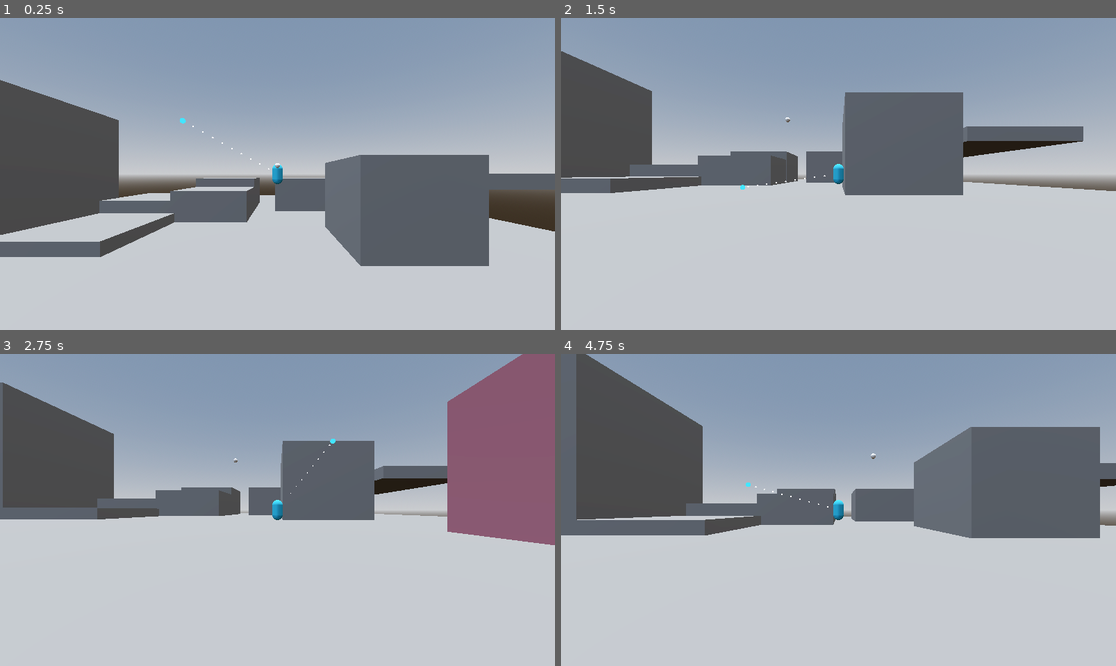
Above: before the commit, frames 1-4 (two rows, left to right).
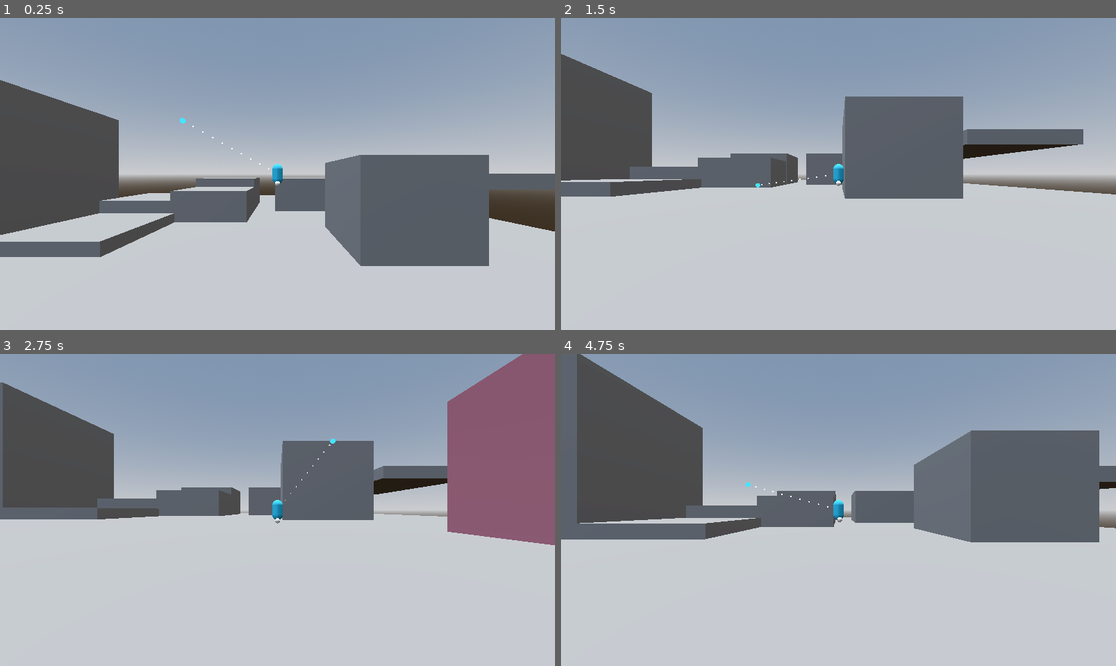
Above: after the commit, the same moments.

Repository: bobinskee/Brickmin-Discovery
Game: Godot game, scene res://test_level.tscn
Same seed, same stepped clock (60 frames per second), same inputs: the game is played once before the commit and once after it.
Inputs (mouse positions are in pixels of both pictures, inside the frame that each line leads up to):
- Up to frame 1 (0.25 s): no input
- Up to frame 2 (1.5 s): move the mouse to (960, 158) at 0.52 s; hold D (move_right) 0.53-1.28 s; hold E (swarm) 0.53-1.28 s; click (960, 158) at 0.67 s; tap Space (jump) at 0.77, 0.8, 1.07, 1.35 s; move the mouse to (727, 189) at 1.27 s; hold S (move_down) from 1.28 s (still down)
- Up to frame 3 (2.75 s): tap Space (jump) at 1.52, 1.82, 2.3 s; tap E (swarm) at 1.55 s; move the mouse to (333, 441) at 2.02 s; release S (move_down) at 2.03 s; hold D (move_right) from 2.03 s (still down); tap Q (disband) at 2.1 s
- Up to frame 4 (4.75 s): move the mouse to (810, 572) at 2.77 s; release D (move_right) at 2.78 s; hold W (move_up) 2.78-3.53 s; tap 1 (pressed_1) at 2.85 s; click (810, 572) at 2.92 s; tap Space (jump) at 3.02, 3.32, 3.77, 3.8, 4.07, 4.52 s; tap E (swarm) at 3.05, 4.55 s; move the mouse to (1005, 556) at 3.52 s; hold E (swarm) 3.53-4.28 s; hold A (move_left) from 3.53 s (still down); move the mouse to (672, 463) at 4.27 s; click (672, 463) at 4.35 s

The runs differ from the first frame. In frame 1, less than 0.1% of the frame differs, in the area x 49-51%, y 46-54%; in frame 2, 2.5%; in frame 3, less than 0.1%; in frame 4, 2.6%, in the area x 0-100%, y 0-61%.

Commit message:
Fixed stuff in playerbody primarily, and minor changes to follow state and brickmin manager

Diff:
--- a/brickmintest/brickmin/brickmin_manager.gd
+++ b/brickmintest/brickmin/brickmin_manager.gd
@@ -193,9 +193,9 @@
 								1:
 									ledge_norms[k] = normalray_result["normal"]
 
-				if i.wanna_jump and i.leader and i.leader.new_jump_pos:
-
-					var jump_dist = (i.leader.new_jump_pos - i.global_position)
+				if i.wanna_jump and i.leader and i.leader.jump_to:
+
+					var jump_dist = (i.leader.jump_to - i.global_position)
 					var max_jump = 15
 
 					jump_dist.y = 0.0
@@ -205,7 +205,7 @@
 
 					var start = i.global_position + (jump_dist) + high
 					var end = i.global_position + (jump_dist)
-					end.y = i.leader.new_jump_pos.y
+					end.y = i.leader.jump_to.y - 5
 
 					var jumpray = PhysicsRayQueryParameters3D.create(start, end, 1)
 					jumpray.exclude = [i.get_rid()]
--- a/brickmintest/brickmin/brickmin_states/follow_state.gd
+++ b/brickmintest/brickmin/brickmin_states/follow_state.gd
@@ -166,7 +166,7 @@
 
 							var offset_amt = 1.5
 
-							if brickmin.leader.should_jump and not dict_individual["walk_off"]:
+							if brickmin.leader.is_on_floor() and not dict_individual["walk_off"]:
 
 								var rand_offset = Vector3(randf_range(-offset_amt, offset_amt), 0.0, randf_range(-offset_amt, offset_amt))
 								var base_jump_height = 10
--- a/brickmintest/player_body.gd
+++ b/brickmintest/player_body.gd
@@ -1,37 +1,41 @@
 extends CharacterBody3D
 
-@onready var gimbal: SpringArm3D = $PlayerCamera/SpringArm3D
+#region Variable dump
+@onready var gimbal: SpringArm3D = $PlayerCamera/SpringArm3D #Gimbal that controls the camera.
 @onready var testmesh = $"../../MeshInstance3D"
-
-@export var speed: float = 15.0
-@export var acceleration: float = 300.0
-@export var jump_power: float = 4.0
-@export var jump_buffer_timing: float = 0.4
-
-var y_velocity: float = 0.0
-var jump_buffer: float = 0.0
-
-var jumping: bool = false
-var jump_initiated: bool = false
-var can_jump: bool = false
-var swarming: bool = false
-var new_jump_pos: Vector3 = Vector3.ZERO
-var should_jump: bool = false
-var shrink_offset: bool = false
-
-var last_dir: Vector3 = Vector3.ZERO
-
-var input_direction: Vector2 = Vector2(0.0, 0.0)
-var player_direction: Vector3 = Vector3(0.0, 0.0, 0.0)
+@export var speed: float = 15.0 #Player movement speed.
+@export var acceleration: float = 300.0 #How fast player reaches max speed.
+@export var jump_power: float = 4.0 #How high player can jump.
+@export var jump_buffer_timing: float = 0.5 #Time to give a player a bit of jump leeway if they walk of a ledge but intended to jump.
+
+var y_velocity: float = 0.0 #Previous player y velocity.
+var jump_buffer: float = 0.0 #Doesn't do anything just yet...
+
+var jumping: bool = false #Jumping or not.
+var jump_initiated: bool = false #Started the jump.
+var can_bufferjump: bool = false #Able to jump.
+var swarming: bool = false #Player is holding E to swarm.
+var jump_to: Vector3 = Vector3.ZERO #New position for Brickmin to jump to found.
+var should_jump: bool = false #The Brickmin want to actually jump to the jump position found.
+var shrink_offset: bool = false #Whether the amount of randomization in the Brickmin landing position is shrunk or not (makes where Brickmin jump more precise).
+var has_jumped: bool = false #Whether the player jumped or not.
+
+var input_direction: Vector2 = Vector2(0.0, 0.0) #Direction of input.
+var player_direction: Vector3 = Vector3(0.0, 0.0, 0.0) #Player's current direction.
+#endregion
 
 func _ready() -> void:
-
-	jump_buffer = jump_buffer_timing
-	last_dir = self.global_transform.basis.z
+	##Initialize jump_buffer.
+
+	jump_buffer = jump_buffer_timing #Set the jump buffer to the jump buffer's timing.
 
 func _input(_event: InputEvent) -> void:
+	## Inputs for moving, jumping, and swarming.
+
+	#Gets a direction for input from four 2D directions.
 	input_direction = Input.get_vector("move_left", "move_right", "move_up", "move_down")
 
+	#Everything else here self-explanatory blablablebleblublu
 	if Input.is_action_just_pressed("jump"):
 		jumping = true
 
@@ -41,78 +45,167 @@
 		swarming = false
 
 func _physics_process(delta: float) -> void:
-	var space_state = get_viewport().find_world_3d().direct_space_state
-
+	## Makes player move based on camera position,
+	## sets stuff with gravity and velocity,
+	## handles jumping and bufferjumping,
+	## and handles the jump_to position, which gets fed to the Brickmin manager.
+
+	var space_state = get_viewport().find_world_3d().direct_space_state #We need this for raycasts (my beloved).
+
+	#region Moving the player based on the camera.
+	## Games always feel more natural when they control based on the camera's orientation.
+	## (...at least in my experience).
+	## This region just defines the forward and right directions,
+	## and then converts the 2D directional inputs to 3D ones.
+
+	#Gets the forward and right directions from the camera's (or gimbal's) perspective.
 	var forward = gimbal.global_basis.z
 	var right = gimbal.global_basis.x
 
+	#Take out the y-axis for forward and right.
 	forward.y = 0.0
 	right.y = 0.0
 
+	#Normalize the x-axis and z-axis.
 	forward = forward.normalized()
 	right = right.normalized()
 
+	#Move the player left, right, forwards, or backwards. How it works:
+	#1: The right pertains to the x-axis, and forward to the z-axis.
+	#2: For the axis, it is multiplied by either 0 (no input), 1 (in that direction), or -1 (opposite or that direction).
+	#3: right * 1 (D press) = moving right, forward * -1 (S press) = moving backwards
 	player_direction = (right * input_direction.x) + (forward * input_direction.y)
-	player_direction.y = 0.0
-	player_direction = player_direction.normalized()
-
+
+	player_direction.y = 0.0 #Remove the y-axis from the direction.
+	player_direction = player_direction.normalized() #Normalize the final direction.
+	#endregion
+
+	#region Player velocity and gravity.
+	## Self-explanatory, not much going on here. Just initializing stuff, essentially.
+
+	#y_velocity is equal to the velocity.y of the player.
+	#This will be used to snapshot the y-velocity of the prior frame.
 	y_velocity = self.velocity.y
 
+	#Move the velocity to the player's normalized direction at the set speed...
+	#using the established acceleraton and delta for consistency.
 	self.velocity = velocity.move_toward((player_direction * speed), (delta * acceleration))
+
+	#The player velocity.y is equal to the velocity.y of the previous frame...
+	#minus the delta times the set gravity.
 	self.velocity.y = y_velocity - (delta * General.gravity)
-
-	if not is_on_floor():
-		jump_buffer -= delta * 2
+	#endregion
+
+	#region Handling jumping and bufferjumping.
+	## You already know what jumping is, but what is bufferjumping?
+	## While I don't know the actual name for it, I call a bufferjump a jump that can be done
+	## if the player has just stepped off a platform (a few frames) but still wants to jump.
+	## Because this is a RTS game first, I wanted to make platforming more forgiving by giving
+	## players a window to still jump, even if they may have walked off a platform, but for only
+	## a few frames.
+	## I know the DKC games had a similar feature, where if you rolled of a ledge you could still
+	## do a jump.
+
+	if not is_on_floor(): #If the player has left the ground...
+		if self.velocity.y > 0: #And the y velocity has increased at all...
+			has_jumped = true #They have jumped
+
+		jump_buffer -= delta * 2 #If not on ground, decrease buffer time.
 	else:
-		jump_buffer = jump_buffer_timing
-
-	if jump_buffer > 0.0:
-		can_jump = true
+		has_jumped = false #Hasn't left ground, hasn't jumped.
+		jump_buffer = jump_buffer_timing #If player is on ground, jump buffer resets to the jump buffer timing.
+
+	if jump_buffer > 0.0 and not has_jumped:
+		can_bufferjump = true #Can bufferjump so long as there's buffer time and player didn't already jump.
 	else:
-		can_jump = false
-
-	if can_jump and jumping:
-		if is_on_floor():
-			self.velocity.y += (jump_power * General.jump_power_mult)
-
-	jumping = false
-
-	var move_forward = player_direction.normalized()
-	var bottom = Vector3(0.0, (self.get_child(1).mesh.height/2 * 2) + 0.1, 0.0)
-
-	if abs(player_direction.x) > 0 or abs(player_direction.z) > 0:
-		last_dir = Vector3(move_forward.x, 0.0, move_forward.z)
-
-	new_jump_pos = self.global_position
-
-	var end = self.global_position - bottom
-
-	var underplayer = PhysicsRayQueryParameters3D.create(global_position, end, 1)
-	underplayer.exclude = [self.get_rid()]
-	var underplayer_result = space_state.intersect_ray(underplayer)
-
-	should_jump = false
-
-	for i in range(0, 360, 30):
-		var cur_angle = deg_to_rad(i)
-		var cur_dir = Vector3(cos(cur_angle), 0.0, sin(cur_angle))
-		var start = self.global_position + (cur_dir * 3) - bottom
-
-		var nearledge = PhysicsRayQueryParameters3D.create(start, end, 1)
-		nearledge.exclude = [self.get_rid()]
-		var nearledge_result = space_state.intersect_ray(nearledge)
-
-		if nearledge_result:
-			shrink_offset = true
-
-			if nearledge_result["normal"].y < 0.5:
-				new_jump_pos -= (nearledge_result["normal"].normalized() * 2)
-
-	new_jump_pos = new_jump_pos - bottom
-
-	#testmesh.global_position = new_jump_pos
-
-	if underplayer_result:
-		should_jump = true
-
-	move_and_slide()
+		can_bufferjump = false #Cannot bufferjump.
+
+	if jumping: #If jump button pressed...
+		if can_bufferjump:
+			self.velocity.y = 0 #Cancel out any negative y-velocity from the gravity.
+
+		if is_on_floor() or can_bufferjump: #Jump if either conditions are met.
+			self.velocity.y += (jump_power * General.jump_power_mult) #Normal jump.
+
+	jumping = false #Reset jumping to false
+	#endregion
+
+	#region Position for Brickmin to jump to when gap jumping.
+	## Wow! Jumping in a Pikmin-like! Breaking new ground here!
+	## This section just handles where the Brickmin will try to jump to.
+	## The jump_to just gets fed to the Brickmin manager, and from there
+	## the actual jumping calculations are handled.
+	## By default, the Brickmin will try to jump to the player position.
+	## However, if the player is too close to a ledge, Brickmin are prone to
+	## falling off. Not good. So, some extra ledge-checking is done to get a
+	## direction to move the determined jump position in, and the Brickmin
+	## will safely hop there, instead.
+	## NOTE: It doesn't function exactly how I imagined, but it does indeed work
+	## as intended. In my head, I was thinking more: "If near ledge, move the
+	## jump_to position to a fixed distance away from the detected ledge, and keep
+	## it there until the player moves past it." Kind of like setting down a tape
+	## measurer; it stays in place but you can move towards it. Maybe one of
+	## these days I'll figure out how to do that, but as of now, this works fine.
+	## So long as Brickmin don't accidentally jump off ledges, it works.
+
+	#The position the Brickmin will jump to when gap jumping. By default, this is the players...
+	#global position.
+	jump_to = self.global_position
+
+	#The direction to move the jump_to position if the player is near a ledge, ensuring
+	#that Brickmin won't accidentally fall off a ledge when jumping to the player.
+	var safe_direction: Vector3 = Vector3.ZERO
+
+	var ledge_norm: Vector3 = Vector3.ZERO #Variable that stores checked ledge normals.
+
+	#Gets the bottom of the player model (with a 0.1 extension).
+	var bottom: Vector3 = Vector3(0.0, ((self.get_child(1).mesh.height) + 0.1), 0.0)
+
+	var end: Vector3 = self.global_position - bottom #Position for where the raycast will end.
+
+	for i in range(0, 360, 30): #Iterates from 0 to 360 degrees by 30 (12 angles for simplicity).
+		var curr_angle = deg_to_rad(i) #Convert the current angle to radians.
+
+		#Convert the angle to directions on the x-axis and z-axis.
+		#cos(curr_angle) is for the x-axis, and sin(curr_angle) is for the z-axis.
+		#Flatten the y-axis since we don't wanna mess with that.
+		var curr_direction = Vector3(cos(curr_angle), 0.0, sin(curr_angle))
+
+		#Start of the raycast. Positioned at the bottom of the player, in the direction of...
+		#the current direction. For each direction, it's just arrow that starts just under...
+		#the player but in the direction of the current direction, pointing towards the...
+		#bottom-middle of the player (idk how good I'm explaining ts lol).
+		var start = self.global_position + (curr_direction.normalized() * 3) - bottom
+
+		var nearledge = PhysicsRayQueryParameters3D.create(start, end, 1) #Actual raycast.
+		nearledge.exclude = [self.get_rid()] #Exclude player, only check the world.
+		var nearledge_result = space_state.intersect_ray(nearledge) #Anything hit?
+
+		if nearledge_result: #Found a ledge.
+			if nearledge_result["normal"].y < 0.5: #If ledge normal's y is steeper than 0.5...
+				if nearledge_result["normal"] != ledge_norm: #And this is a new ledge normal...
+					#Add this new ledge normal to the ledge_norm variable
+					#Adding allows for smoothing between detected angles.
+					ledge_norm += nearledge_result["normal"]
+		else: #No ledge found.
+			ledge_norm = Vector3.ZERO #No more ledge normal.
+
+		if ledge_norm: #We have logged ledges.
+			#Subtract the safe direction to the normalized ledge normal.
+			#Makes the safe direction point away from any nearby ledges, as we do not want
+			#Brickmin jumping off ledges.
+			safe_direction -= (ledge_norm.normalized())
+
+			#Flattening y-axis just to be safe because we really have no need for it.
+			safe_direction.y = 0
+
+	#Lower the jump_to to the bottom of the player, and include the safe direction vector.
+	#Bottom is required because jump_to is used as a raycast end position in the Brickmin
+	#manager, and the end position needs to be touching ground in order for the Brickmin
+	#to do a jump.
+	jump_to = jump_to - bottom + (safe_direction.normalized() * 5)
+	#endregion
+
+	testmesh.global_position = jump_to #Debug thing for visualing jump_to.
+
+	move_and_slide() #Need this at end to actually move.
Not shown, added: brickmintest/export_presets.cfg
Not shown: 1 places in brickmintest/player.tscn that only renumber resources
Not shown, changed: brickmintest/player_body.gd.uid
